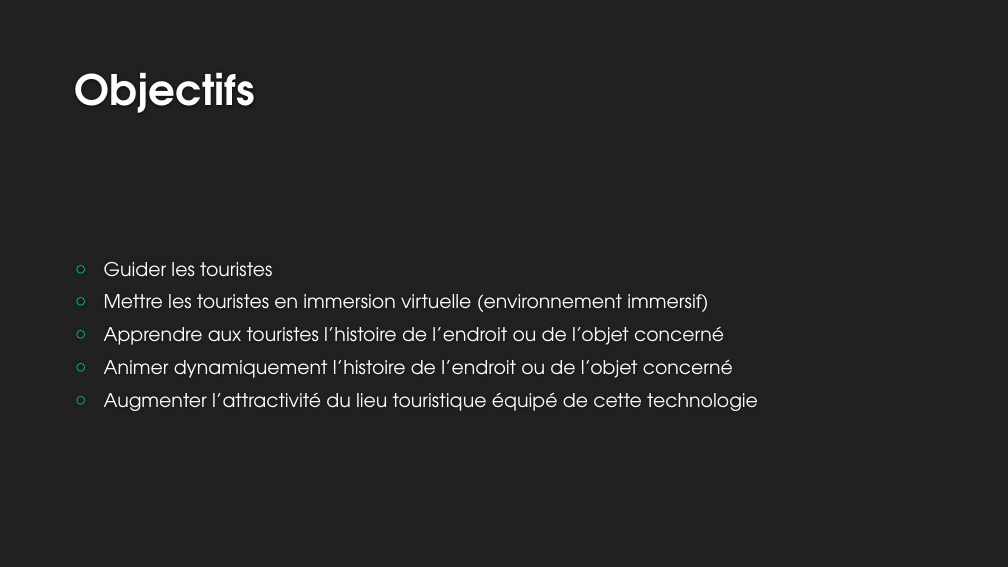
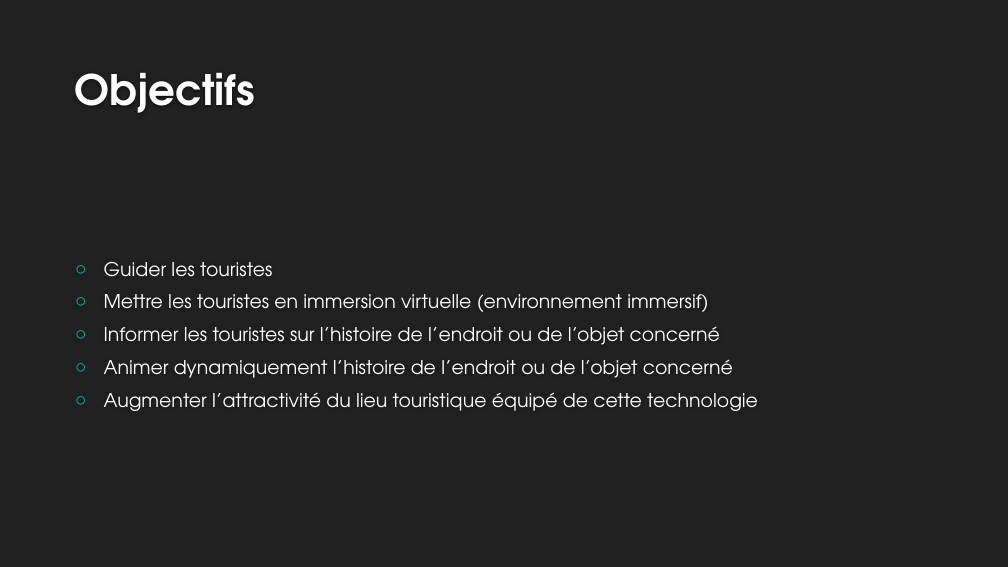
Before and after one commit to rlembo06/VR_tourism, a slide deck: slide 4 of annexes/slides-VR_Tourism.pptx. Drawn at 1008x567 pixels with LibreOffice and Linux fonts; fonts in the diff are those of the drawing; background and template pictures are left out. Boxes give left, top, right and bottom in pixels: in the first picture for what was removed or moved away, otherwise in the second. Text is boxed around its words. In the diff, an @@ line names an element or a change of style, - is before the commit and + after.

```diff
--- a/annexes/slides-VR_Tourism.pptx
+++ b/annexes/slides-VR_Tourism.pptx
@@ text at box(104, 326, 720, 345): text changed @@
-○ Apprendre aux touristes l’histoire de l’endroit ou de l’objet concerné
+○ Informer les touristes sur l’histoire de l’endroit ou de l’objet concerné
```
Also in this commit, not shown: 2 other slides changed, 2 slides added, 1 slide removed.
